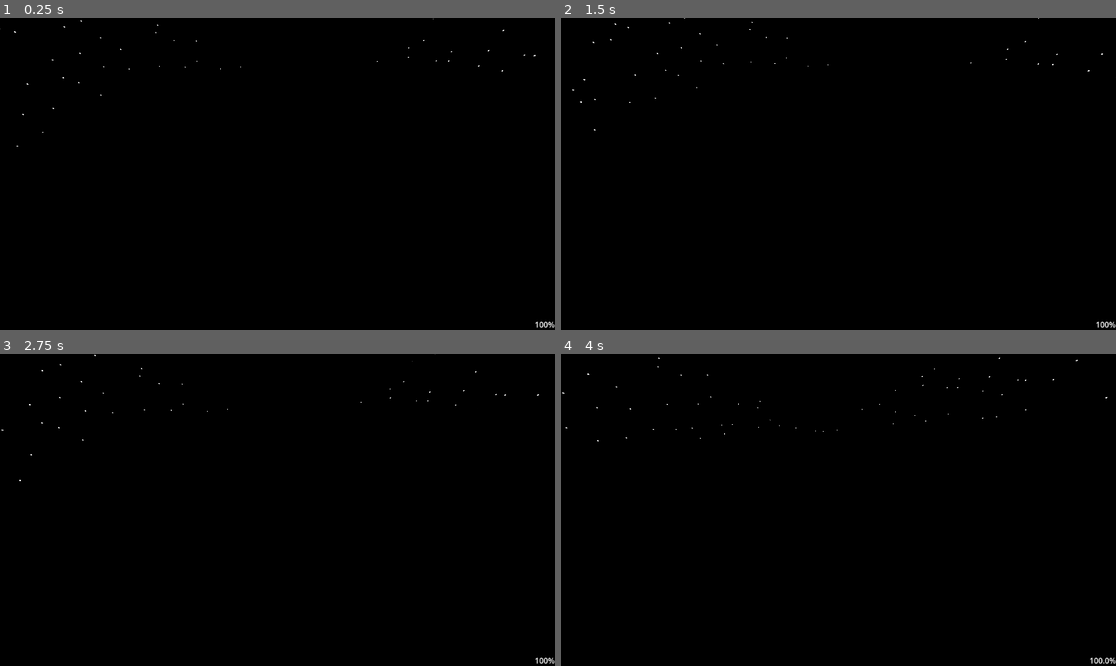
Above: before the commit, frames 1-4 (two rows, left to right).
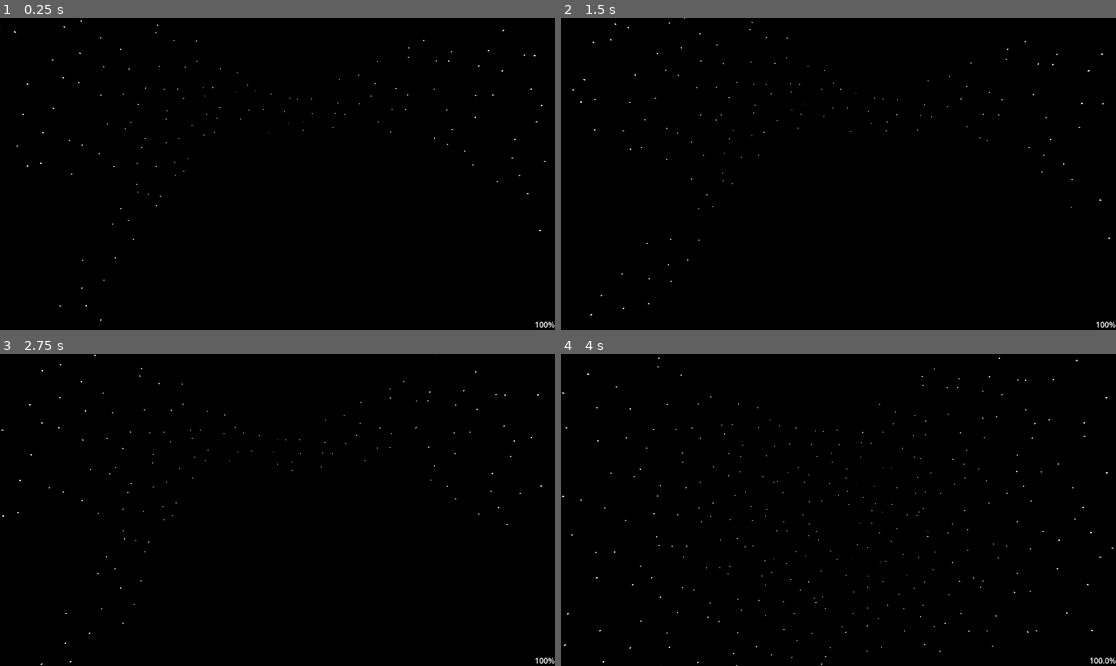
Above: after the commit, the same moments.

Repository: Harley-Townsend/Galacticats
Game: Godot game, scene res://Levels/TestLevel.tscn
Same seed, same stepped clock (60 frames per second), same inputs: the game is played once before the commit and once after it.
Inputs (mouse positions are in pixels of both pictures, inside the frame that each line leads up to):
- Up to frame 1 (0.25 s): no input
- Up to frame 2 (1.5 s): tap Enter at 0.5 s; move the mouse to (866, 174) at 0.52 s; hold Space (jump, bound only after the commit) 0.53-1.28 s; move the mouse to (810, 174) at 1.27 s; tap E (interact) at 1.35 s
- Up to frame 3 (2.75 s): tap Space (jump, bound only after the commit) at 1.52, 1.55, 1.82, 2.3 s; tap Enter at 2 s; move the mouse to (288, 503) at 2.02 s; hold S (move_b) from 2.03 s (still down)
- Up to frame 4 (4 s): tap Space (jump, bound only after the commit) at 2.75, 3.02, 3.05, 3.32, 3.77, 3.8 s; move the mouse to (832, 516) at 2.77 s; release S (move_b) at 2.78 s; tap W (move_f) at 2.85 s; tap Enter at 3.5 s; move the mouse to (877, 513) at 3.52 s; hold A (move_l) from 3.53 s (still down)

The runs differ from the first frame. In frame 1, less than 0.1% of the frame differs, in the area x 4-99%, y 0-98%; in frame 2, less than 0.1%; in frame 3, less than 0.1%; in frame 4, 0.2%, in the area x 0-100%, y 6-100%.

Commit message:
Added FelineFuel
and resized some things.

Diff:
--- /dev/null
+++ b/FelineFuel/feline_fuel.gd
@@ -0,0 +1,11 @@
+extends Node3D
+
+
+func _on_area_3d_body_entered(body):
+	if body.is_in_group("Player"):
+		print("You entered the store")
+
+
+func _on_area_3d_body_exited(body):
+	if body.is_in_group("Player"):
+		print("Have a good day!")
--- /dev/null
+++ b/FelineFuel/feline_fuel.tscn
@@ -0,0 +1,49 @@
+[gd_scene load_steps=9 format=3 uid="uid://c0m7mcy0jg1sj"]
+
+[ext_resource type="Script" uid="uid://cvivgttp8xttt" path="res://FelineFuel/feline_fuel.gd" id="1_q1jb4"]
+[ext_resource type="PackedScene" uid="uid://d4gts53p4fl3x" path="res://LandingPad/LandingPad.tscn" id="1_vbnxt"]
+
+[sub_resource type="BoxShape3D" id="BoxShape3D_q1jb4"]
+
+[sub_resource type="StandardMaterial3D" id="StandardMaterial3D_7jiri"]
+albedo_color = Color(0.922871, 0.581015, 0.668237, 1)
+
+[sub_resource type="BoxMesh" id="BoxMesh_wfs1k"]
+material = SubResource("StandardMaterial3D_7jiri")
+
+[sub_resource type="BoxShape3D" id="BoxShape3D_06xdm"]
+
+[sub_resource type="BoxMesh" id="BoxMesh_p2d82"]
+
+[sub_resource type="BoxShape3D" id="BoxShape3D_3f4v3"]
+
+[node name="FelineFuel" type="Node3D"]
+transform = Transform3D(6, 0, 0, 0, 6, 0, 0, 0, 6, 0, 0, 0)
+script = ExtResource("1_q1jb4")
+
+[node name="LandingPad" parent="." instance=ExtResource("1_vbnxt")]
+
+[node name="FFExterior" type="StaticBody3D" parent="."]
+transform = Transform3D(10, 0, 0, 0, 2, 0, 0, 0, 4, 0, 3.5, -11.446)
+
+[node name="Building" type="CollisionShape3D" parent="FFExterior"]
+shape = SubResource("BoxShape3D_q1jb4")
+
+[node name="MeshInstance3D" type="MeshInstance3D" parent="FFExterior/Building"]
+mesh = SubResource("BoxMesh_wfs1k")
+
+[node name="Door" type="CollisionShape3D" parent="FFExterior"]
+transform = Transform3D(0.1, 0, 0, 0, 0.5, 0, 0, 0, 0.025, 0, -0.25, 0.511396)
+shape = SubResource("BoxShape3D_06xdm")
+
+[node name="MeshInstance3D" type="MeshInstance3D" parent="FFExterior/Door"]
+mesh = SubResource("BoxMesh_p2d82")
+
+[node name="Area3D" type="Area3D" parent="FFExterior"]
+transform = Transform3D(0.2, 0, 0, 0, 0.8, 0, 0, 0, 0.2, 0, -0.1, 0.6)
+
+[node name="CollisionShape3D" type="CollisionShape3D" parent="FFExterior/Area3D"]
+shape = SubResource("BoxShape3D_3f4v3")
+
+[connection signal="body_entered" from="FFExterior/Area3D" to="." method="_on_area_3d_body_entered"]
+[connection signal="body_exited" from="FFExterior/Area3D" to="." method="_on_area_3d_body_exited"]
--- a/LandingPad/LandingPad.tscn
+++ b/LandingPad/LandingPad.tscn
@@ -17,20 +17,22 @@
 script = ExtResource("1_1ovnd")
 
 [node name="CollisionShape3D" type="CollisionShape3D" parent="."]
+transform = Transform3D(1, 0, 0, 0, 0.5, 0, 0, 0, 1, 0, 0, 0)
 shape = SubResource("BoxShape3D_52a6j")
 
 [node name="MeshInstance3D" type="MeshInstance3D" parent="."]
+transform = Transform3D(1, 0, 0, 0, 0.5, 0, 0, 0, 1, 0, 0, 0)
 mesh = SubResource("BoxMesh_1pmbq")
 
 [node name="Area3D" type="Area3D" parent="."]
-transform = Transform3D(100, 0, 0, 0, 100, 0, 0, 0, 100, 0, 1.00098, 0)
+transform = Transform3D(100, 0, 0, 0, 100, 0, 0, 0, 100, 0, 0.25, 0)
 
 [node name="CollisionShape3D" type="CollisionShape3D" parent="Area3D"]
 transform = Transform3D(0.01, 0, 0, 0, 0.01, 0, 0, 0, 0.01, 0, 0, 0)
 shape = SubResource("BoxShape3D_1ovnd")
 
 [node name="LandingMarker" type="Marker3D" parent="."]
-transform = Transform3D(1, 0, 0, 0, 1, 0, 0, 0, 1, 0, 0.6, 0)
+transform = Transform3D(1, 0, 0, 0, 1, 0, 0, 0, 1, 0, 0.286711, 0)
 
 [connection signal="body_entered" from="Area3D" to="." method="_on_area_3d_body_entered"]
 [connection signal="body_exited" from="Area3D" to="." method="_on_area_3d_body_exited"]
--- a/Levels/TestLevel.tscn
+++ b/Levels/TestLevel.tscn
@@ -1,10 +1,11 @@
-[gd_scene load_steps=9 format=3 uid="uid://dyuqjnyubngn5"]
+[gd_scene load_steps=10 format=3 uid="uid://dyuqjnyubngn5"]
 
 [ext_resource type="PackedScene" uid="uid://dbu5irbm0h7qb" path="res://PlayerShip/PlayerShip.tscn" id="1_uib4f"]
 [ext_resource type="PackedScene" uid="uid://d4gts53p4fl3x" path="res://LandingPad/LandingPad.tscn" id="2_iqcmb"]
 [ext_resource type="Script" uid="uid://br114xwl7bdc5" path="res://Levels/active_manager.gd" id="2_y1yrn"]
 [ext_resource type="PackedScene" uid="uid://beyjxfxkewxc0" path="res://Player/Player.tscn" id="4_jyvk6"]
 [ext_resource type="PackedScene" uid="uid://bxrdjphs3rr66" path="res://Planet/planet.tscn" id="5_2yvdw"]
+[ext_resource type="PackedScene" uid="uid://c0m7mcy0jg1sj" path="res://FelineFuel/feline_fuel.tscn" id="6_voj1p"]
 
 [sub_resource type="BoxShape3D" id="BoxShape3D_gbj0n"]
 
@@ -29,7 +30,7 @@
 script = ExtResource("2_y1yrn")
 
 [node name="PlayerShip" parent="ActiveManager" instance=ExtResource("1_uib4f")]
-transform = Transform3D(1, 0, 0, 0, 1, 0, 0, 0, 1, -6.97174, 0.6, -11.6595)
+transform = Transform3D(3, 0, 0, 0, 3, 0, 0, 0, 3, -6.97174, 3.423, -11.6595)
 
 [node name="Player" parent="ActiveManager" instance=ExtResource("4_jyvk6")]
 transform = Transform3D(1, 0, 0, 0, 1, 0, 0, 0, 1, 0, 1.94071, 0)
@@ -43,3 +44,6 @@
 
 [node name="LandingPad2" parent="." instance=ExtResource("2_iqcmb")]
 transform = Transform3D(30, 0, 0, 0, 10, 0, 0, 0, 30, 20.5391, 0, 87.3308)
+
+[node name="FelineFuel" parent="." instance=ExtResource("6_voj1p")]
+transform = Transform3D(3, 0, 0, 0, 3, 0, 0, 0, 3, 152.186, 14.6591, -43.0874)
--- a/Player/Player.tscn
+++ b/Player/Player.tscn
@@ -26,7 +26,7 @@
 [sub_resource type="CapsuleMesh" id="CapsuleMesh_tok1r"]
 material = SubResource("StandardMaterial3D_q3lat")
 
-[node name="Player" type="CharacterBody3D"]
+[node name="Player" type="CharacterBody3D" groups=["Player"]]
 script = ExtResource("1_3qydi")
 
 [node name="Pivot" type="SpringArm3D" parent="."]
--- a/project.godot
+++ b/project.godot
@@ -58,3 +58,8 @@
 , Object(InputEventJoypadMotion,"resource_local_to_scene":false,"resource_name":"","device":-1,"axis":1,"axis_value":1.0,"script":null)
 ]
 }
+jump={
+"deadzone": 0.2,
+"events": [Object(InputEventKey,"resource_local_to_scene":false,"resource_name":"","device":-1,"window_id":0,"alt_pressed":false,"shift_pressed":false,"ctrl_pressed":false,"meta_pressed":false,"pressed":false,"keycode":0,"physical_keycode":32,"key_label":0,"unicode":32,"location":0,"echo":false,"script":null)
+]
+}
Not shown, added: FelineFuel/feline_fuel.gd.uid
